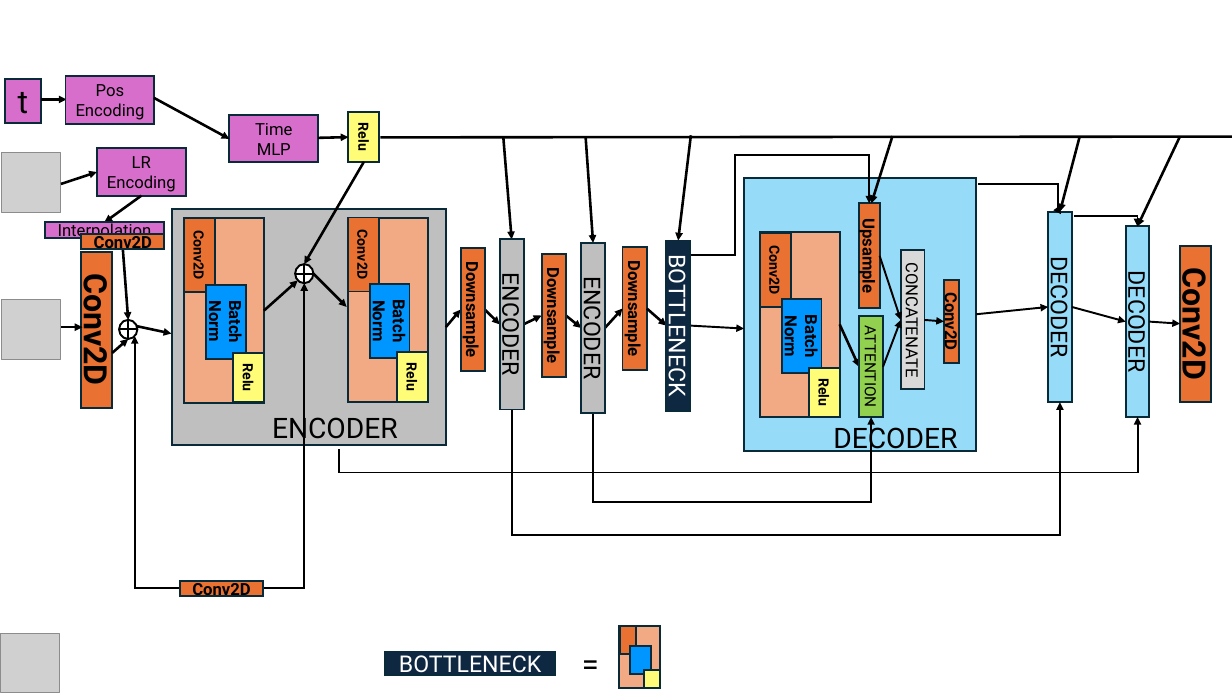
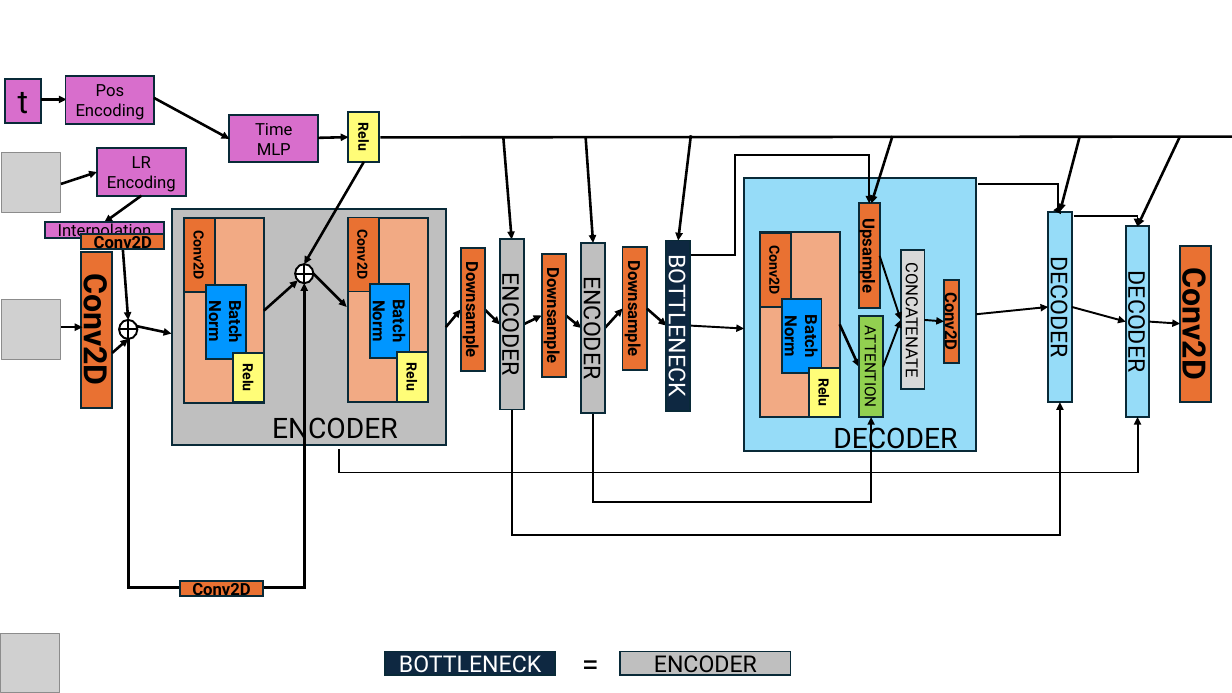
Before and after one commit to AdrianoEttari/pansharpening, a slide deck: slide 9 of models_representation.pptx. Drawn at 1232x693 pixels with LibreOffice and Linux fonts; fonts in the diff are those of the drawing; grey boxes stand for pictures. Boxes give left, top, right and bottom in pixels: in the first picture for what was removed or moved away, otherwise in the second. Text is boxed around its words. In the diff, an @@ line names an element or a change of style, - is before the commit and + after.

```diff
--- a/models_representation.pptx
+++ b/models_representation.pptx
@@ elbow double arrow moved from (135, 336) - (304, 283) to (128, 339) - (304, 283) @@
@@ elbow double arrow (128, 339) - (304, 283): elbow double arrow to elbow arrow; stroke #000000 1.5 pt to #000000 2 pt @@
@@ rectangle removed at [619,627,660,689] @@
@@ rectangle removed at [620,626,635,654] @@
@@ rectangle added at [620,652,790,676], fill #BFBFBF, outline #092A39 1.5 pt, 18 pt, text #000000 @@
+ENCODER
@@ rectangle removed at [630,646,651,674] @@
@@ rectangle removed at [645,670,660,688] @@
```
Also in this commit, not shown: 6 other slides changed, 3 other files.
